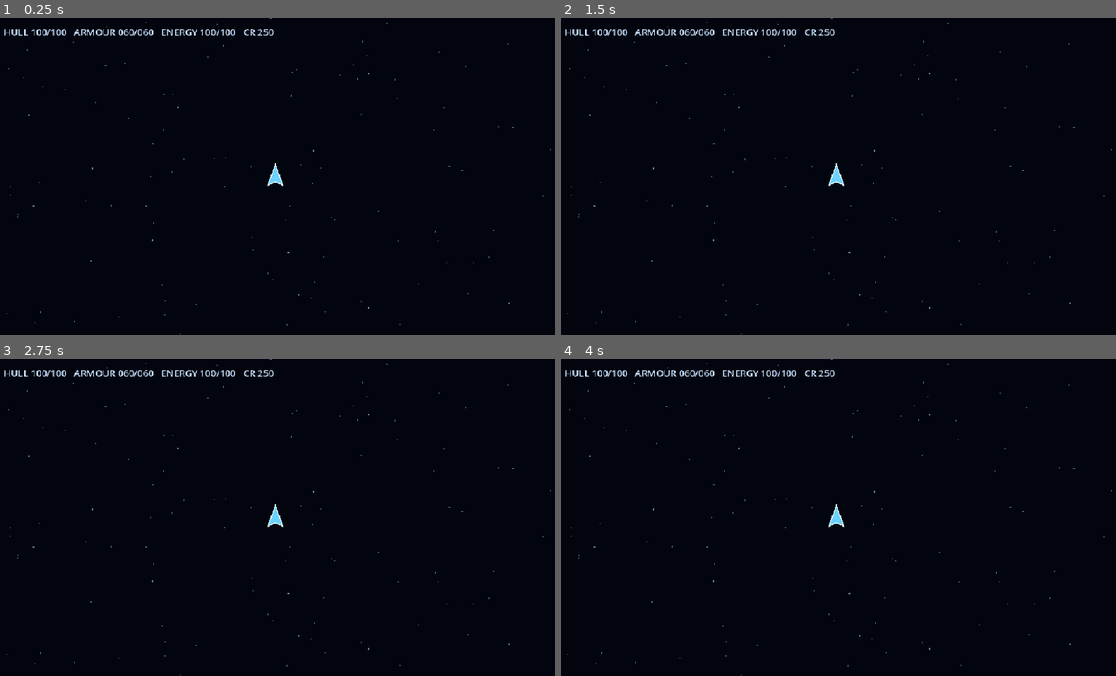
Above: before the commit, frames 1-4 (two rows, left to right).
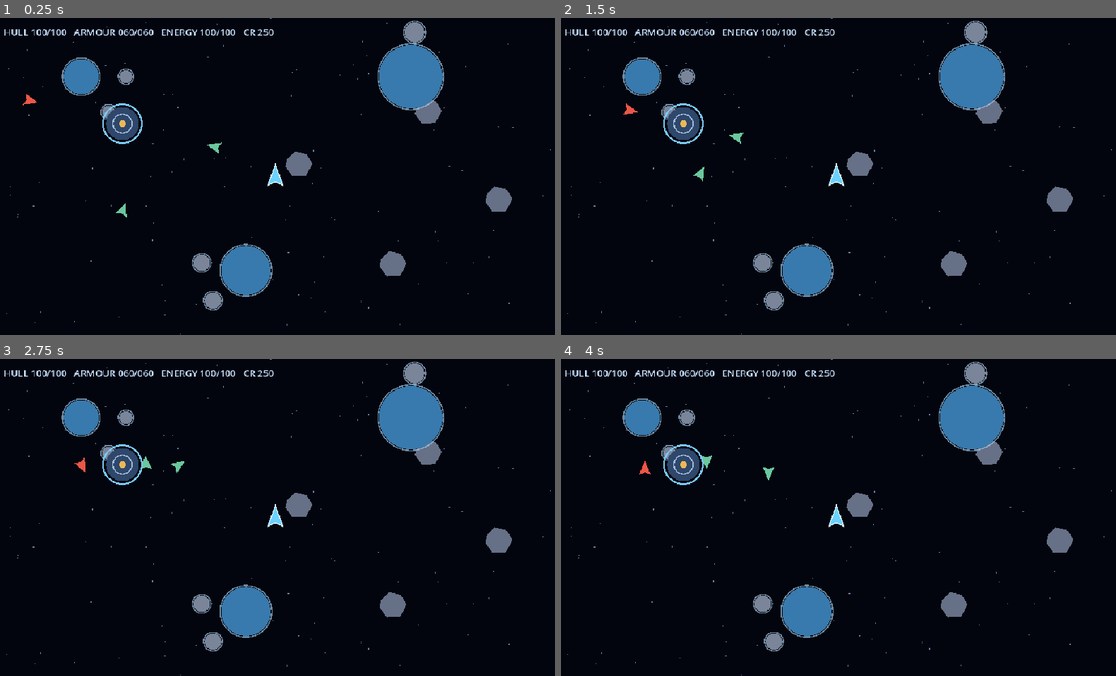
Above: after the commit, the same moments.

Repository: DARTVADER1-DROID/Star-Forge
Game: Godot game, scene res://scenes/main.tscn
Same seed, same stepped clock (60 frames per second), same inputs: the game is played once before the commit and once after it.
Inputs (mouse positions are in pixels of both pictures, inside the frame that each line leads up to):
- Up to frame 1 (0.25 s): no input
- Up to frame 2 (1.5 s): move the mouse to (960, 160) at 0.52 s; click (960, 160) at 0.67 s; drag from (721, 192) to (810, 239) at 1.27 s
- Up to frame 3 (2.75 s): move the mouse to (333, 447) at 2.02 s; click (333, 447) at 2.17 s
- Up to frame 4 (4 s): drag from (810, 580) to (666, 469) at 2.77 s; move the mouse to (1005, 565) at 3.52 s; click (1005, 565) at 3.67 s

The runs differ from the first frame. In frame 1, 6.2% of the frame differs, in the area x 4-93%, y 0-93%; in frame 2, 6.2%, in the area x 11-93%, y 0-93%; in frame 3, 6.2%; in frame 4, 6.2%.
Error before the commit: Attempt to call function 'clear_active' in base 'null instance' on a null instance. (res://scripts/world/world.gd:86)

Commit message:
Wire bounded projectile pool into gameplay: scenes/main.tscn

Diff:
--- a/scenes/main.tscn
+++ b/scenes/main.tscn
@@ -1,8 +1,9 @@
-[gd_scene load_steps=4 format=3]
+[gd_scene load_steps=5 format=3]
 
 [ext_resource type="Script" path="res://scripts/world/world.gd" id="1_world"]
 [ext_resource type="Script" path="res://scripts/player/player_ship.gd" id="2_player"]
 [ext_resource type="Script" path="res://scripts/ui/touch_hud.gd" id="3_hud"]
+[ext_resource type="Script" path="res://scripts/combat/projectile_pool.gd" id="4_pool"]
 
 [sub_resource type="CircleShape2D" id="CircleShape2D_player"]
 radius = 15.0
@@ -17,7 +18,8 @@
 [node name="CollisionShape2D" type="CollisionShape2D" parent="PlayerShip"]
 shape = SubResource("CircleShape2D_player")
 
-[node name="Projectiles" type="Node2D" parent="."]
+[node name="ProjectilePool" type="Node2D" parent="."]
+script = ExtResource("4_pool")
 [node name="NPCs" type="Node2D" parent="."]
 [node name="Obstacles" type="Node2D" parent="."]
 [node name="CargoDrops" type="Node2D" parent="."]
